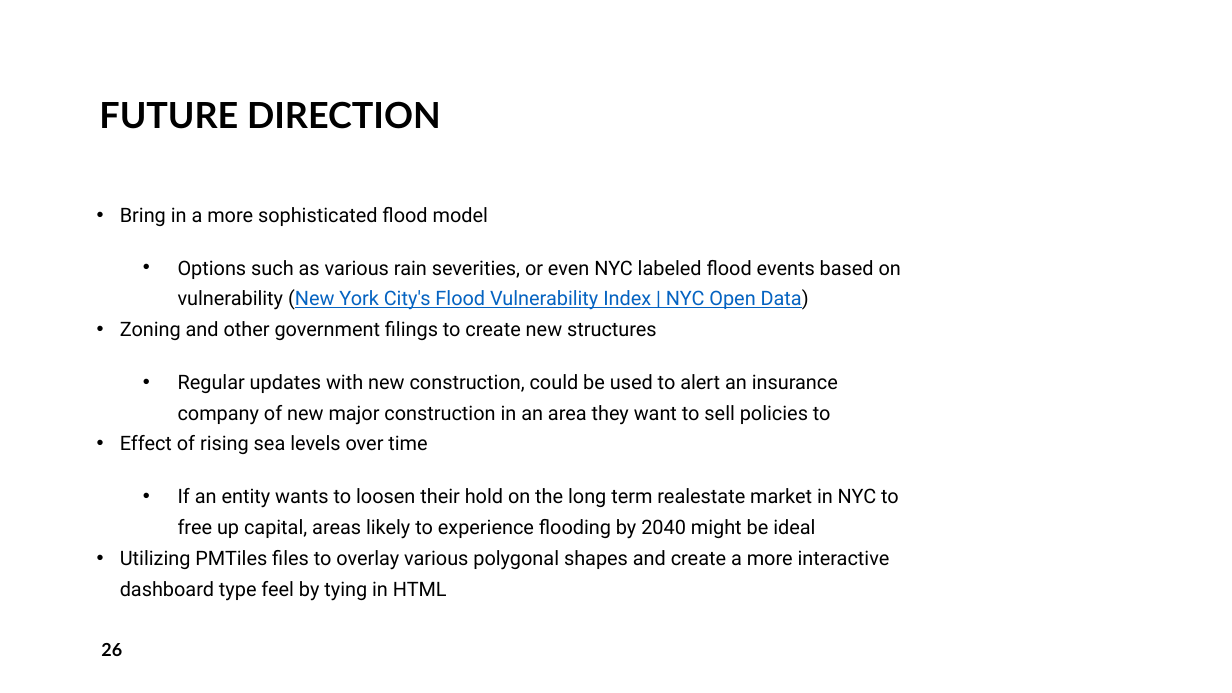
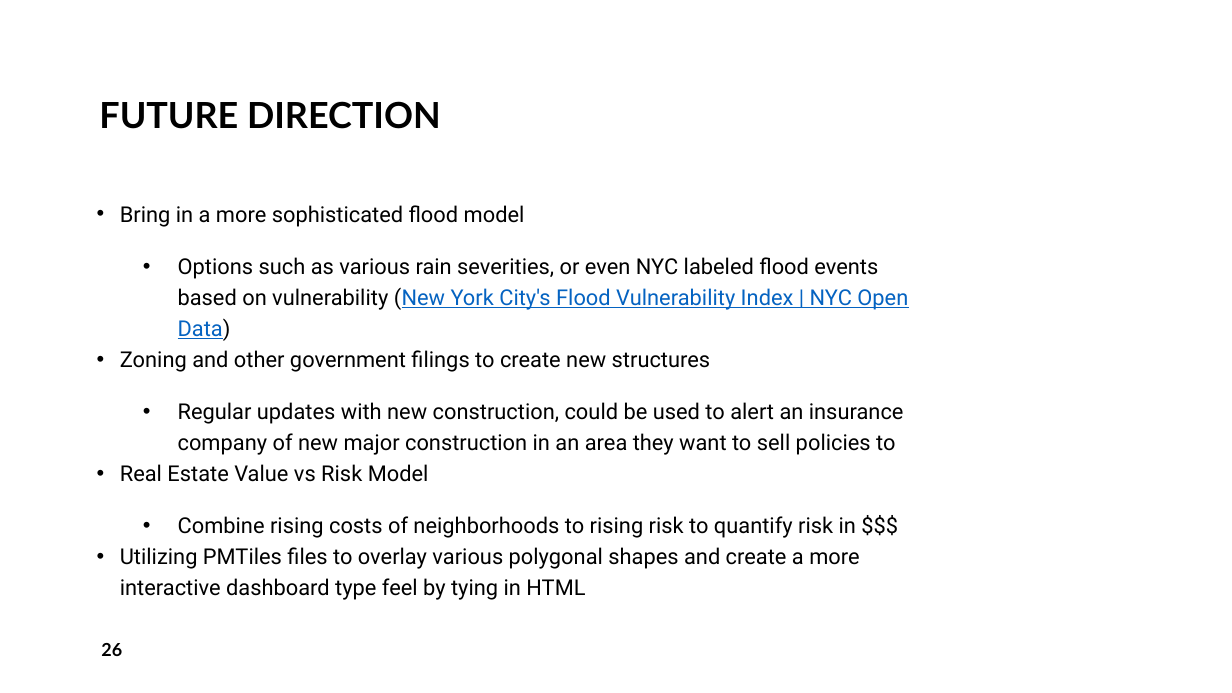
Before and after one commit to rowens2025/nyc-urban-built-floodzone-planimetrics, a slide deck: slide 26 of docs/slides/NYC P1 Slides.pptx. Drawn at 1232x693 pixels with LibreOffice and Linux fonts; fonts in the diff are those of the drawing; background and template pictures are left out. Boxes give left, top, right and bottom in pixels: in the first picture for what was removed or moved away, otherwise in the second. Text is boxed around its words. In the diff, an @@ line names an element or a change of style, - is before the commit and + after.

```diff
--- a/docs/slides/NYC P1 Slides.pptx
+++ b/docs/slides/NYC P1 Slides.pptx
@@ text at (120, 205, 908, 600): size 15.5 to 17 pt in "Bring in a more sophisticated flood model", "Options such as various rain severities, or ...", "Zoning and other government filings to create ...", "Regular updates with new construction, could be ..." and 1 more places @@
@@ text at (120, 464, 856, 538): text changed; size 15.5 to 17 pt @@
-• Effect of rising sea levels over time
-  • If an entity wants to loosen their hold on the long term realestate market in NYC to free up capital, areas likely to experience flooding by 2040 might be ideal
+• Real Estate Value vs Risk Model
+  • Combine rising costs of neighborhoods to rising risk to quantify risk in $$$
```
Also in this commit, not shown: 5 other slides changed, 3 other files.
